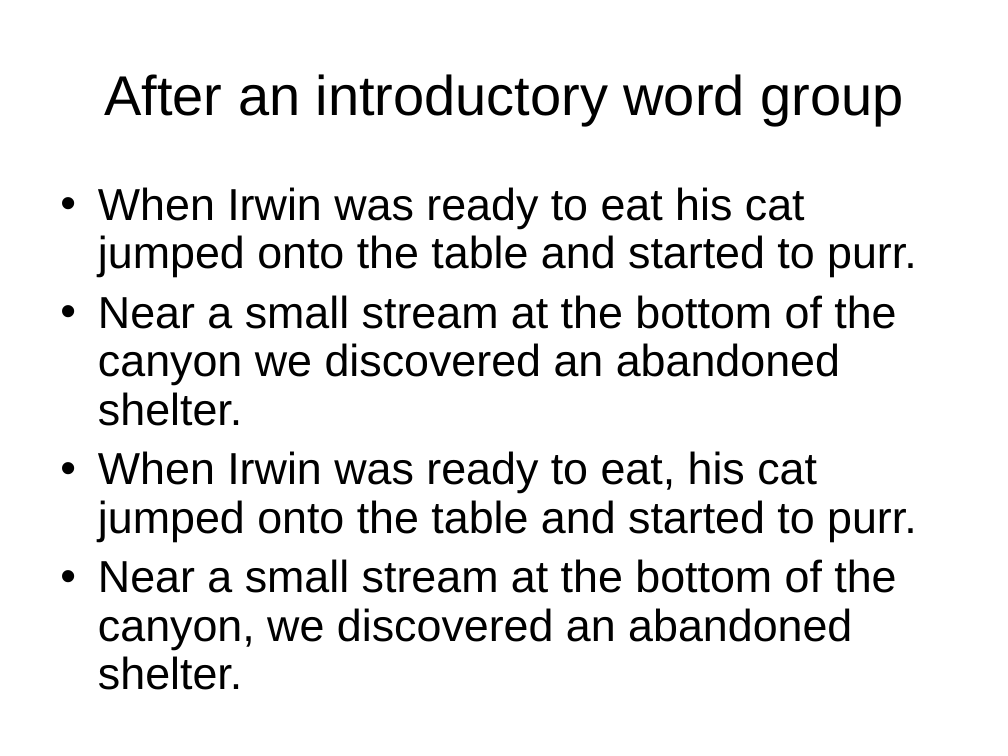
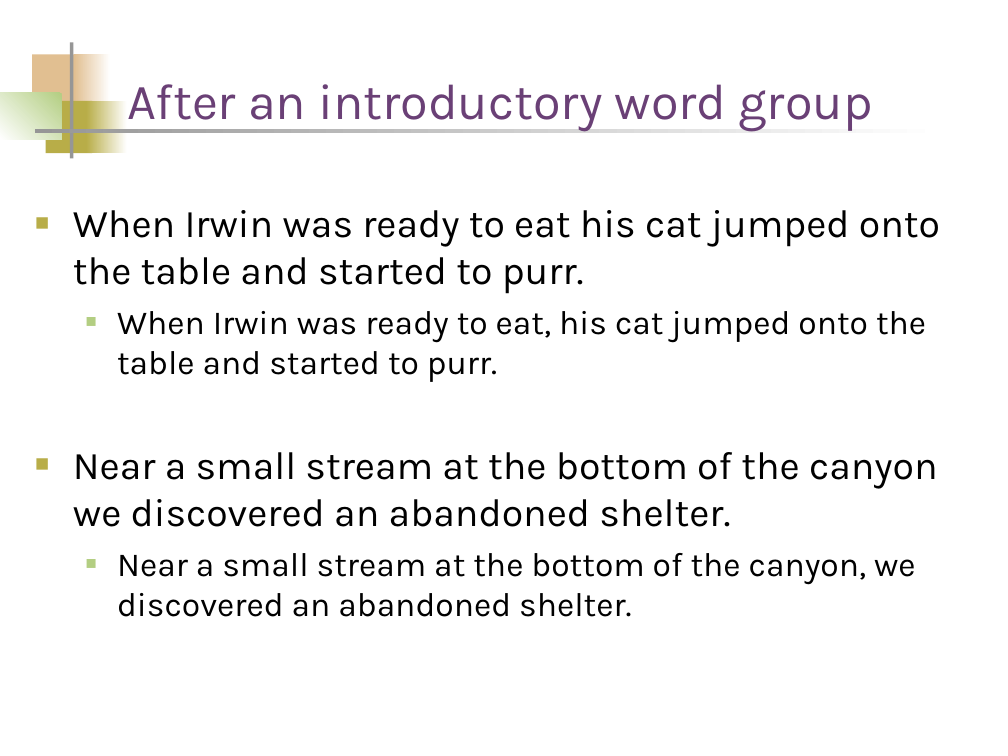
Before and after one commit to palmerc/lab, a slide deck: slide 4 of classes/engl4190/commas_and_end_punctuation.ppt (slide 5 before the commit). Drawn at 1008x756 pixels with LibreOffice and Linux fonts; fonts in the diff are those of the drawing. Boxes give left, top, right and bottom in pixels: in the first picture for what was removed or moved away, otherwise in the second. Text is boxed around its words. In the diff, an @@ line names an element or a change of style, - is before the commit and + after.

```diff
--- a/classes/engl4190/commas_and_end_punctuation.ppt
+++ b/classes/engl4190/commas_and_end_punctuation.ppt
@@ rectangle added at box(32, 54, 81, 107), fill #E1BF91 @@
@@ rectangle added at box(70, 42, 73, 158), fill #969696 @@
@@ rectangle added at box(75, 54, 111, 107), fill gradient #FFFFFF to #E1BF91 @@
@@ title "After an introductory word group": place and size @@
-title "After an introductory word group" at box(104, 74, 903, 125)
+title "After an introductory word group" at box(128, 84, 873, 131)
@@ title "After an introductory word group" at box(128, 84, 873, 131): size 40 to 36 pt, font Arial to Karla, text colour #000000 to #6A4076; alignment centre to left; vertical alignment middle to bottom @@
@@ rectangle added at box(0, 93, 61, 139), fill gradient #B3CE82 to #FFFFFF @@
@@ rectangle added at box(45, 101, 92, 153), fill #B8AD48 @@
@@ rectangle added at box(87, 101, 127, 153), fill gradient #FFFFFF to #B8AD48 @@
@@ rectangle added at box(35, 129, 942, 132), fill gradient #FFFFFF to #969696 @@
@@ text "When Irwin was ready to ...": place and size @@
-text "When Irwin was ready to ..." at box(98, 187, 917, 690)
+text "When Irwin was ready to ..." at box(73, 210, 940, 617)
@@ text at box(73, 210, 940, 617): size 32 to 28 pt in "When Irwin was ready to eat his ...", "Near a small stream at the bottom ..."; font Arial to Karla in "When Irwin was ready to eat his ...", "Near a small stream at the bottom ...", "Near a small stream at the bottom ..."; size 32 to 24 pt in "Near a small stream at the bottom ..."; bullet • to ■; line spacing 0.9 to 1; less space between paragraphs; bullet colour #000000 to #B8AD48; list level 1 to 2 in "Near a small stream at ..."; bullet colour #000000 to #B3CE82 @@
@@ text at box(117, 311, 926, 382): paragraph added @@
+  ■ When Irwin was ready to eat, his cat jumped onto the table and started to purr.
@@ text at box(98, 451, 917, 542): paragraph removed @@
-• When Irwin was ready to eat, his cat jumped onto the table and started to purr.
```
Also in this commit, not shown: 17 other slides changed, 2 slides added, 4 slides removed.
